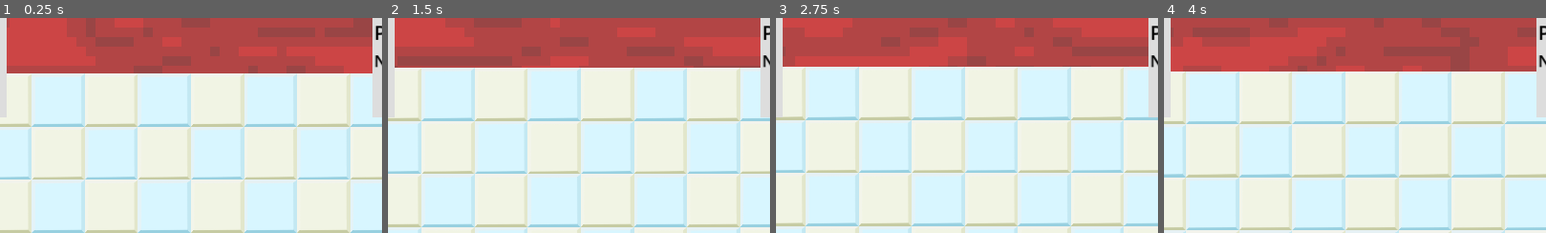
Above: before the commit, frames 1-4 (left to right).
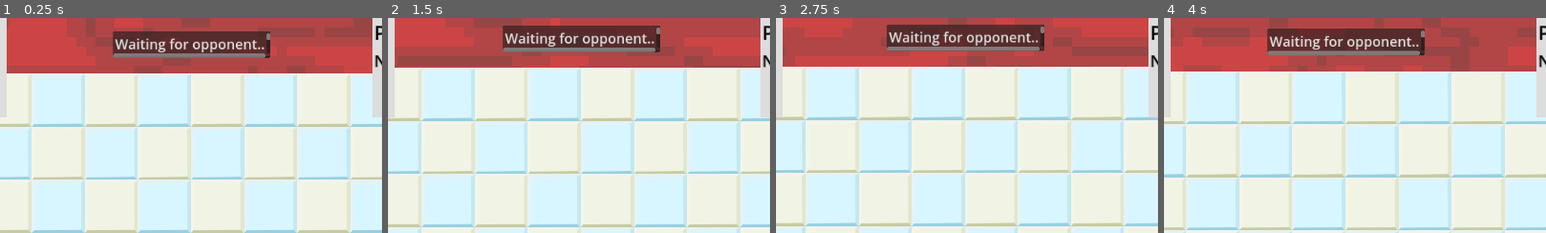
Above: after the commit, the same moments.

Repository: patator62180/GDWL_67
Game: Godot game, scene res://scenes/game/game.tscn
Same seed, same stepped clock (60 frames per second), same inputs: the game is played once before the commit and once after it. This scene is started directly instead of the project's main scene.
Inputs (mouse positions are % of the whole screen's width and height, from its top left):
- Up to frame 1 (0.25 s): no input
- Up to frame 2 (1.5 s): tap Enter (ui_accept) at 0.5, 0.77 s; move the mouse to (72, 45) at 0.52 s; hold Right (right) 0.53-1.25 s; right-click (72, 45) at 0.6 s; click (72, 45) at 0.67 s; drag from (43, 88) to (45, 70) at 1.27 s
- Up to frame 3 (2.75 s): move the mouse to (57, 88) at 2.02 s; hold Right (right) from 2.03 s (still down); right-click (57, 88) at 2.1 s; click (57, 88) at 2.17 s
- Up to frame 4 (4 s): release Right (right) at 2.75 s; drag from (45, 70) to (20, 35) at 2.77 s; move the mouse to (80, 65) at 3.52 s; hold Left (left) from 3.53 s (still down); right-click (80, 65) at 3.6 s; tap Enter (ui_accept) at 3.77 s
The pictures show only the part of the screen within x 25-75%, y 0-50%; the shares and areas given below are measured in that part.

The runs differ from the first frame. In frame 1, 5.1% of the frame differs, in the area x 29-71%, y 6-19%; in frame 2, 5.1%; in frame 3, 5.1%; in frame 4, 5.1%, in the area x 27-69%, y 4-18%.
Error in both runs: Invalid access to property or key 'peer_player_joined' on a base object of type 'Nil'. (res://scenes/game/game.gd:39)

Commit message:
Indication de tour

Diff:
--- a/scenes/background/background.tscn
+++ b/scenes/background/background.tscn
@@ -48,9 +48,9 @@
 visible = false
 layout_mode = 0
 offset_left = 490.5
-offset_top = 341.0
+offset_top = -72.0
 offset_right = 630.5
-offset_bottom = 391.0
+offset_bottom = -22.0
 theme_override_font_sizes/font_size = 26
 text = "Your turn!"
 
@@ -58,8 +58,8 @@
 visible = false
 layout_mode = 0
 offset_left = 411.5
-offset_top = 341.0
+offset_top = -72.0
 offset_right = 708.5
-offset_bottom = 391.0
+offset_bottom = -22.0
 theme_override_font_sizes/font_size = 26
 text = "Waiting for opponent..."
--- a/scenes/game/game.gd
+++ b/scenes/game/game.gd
@@ -146,12 +146,12 @@
 func turn_indicator():
     if is_player_active_turn():
         get_node("Background/Control/Background").material.set_shader_parameter("tint_color", Color(1,1,1,1))
-        #get_node("Background/Control/YourTurn").visible = true
-        #get_node("Background/Control/OtherPlayerTurn").visible = false
+        get_node("Background/Control/YourTurn").visible = true
+        get_node("Background/Control/OtherPlayerTurn").visible = false
     else:
         get_node("Background/Control/Background").material.set_shader_parameter("tint_color", Color(1,0.3,0.3,1))
-        #get_node("Background/Control/YourTurn").visible = false
-        #get_node("Background/Control/OtherPlayerTurn").visible = true
+        get_node("Background/Control/YourTurn").visible = false
+        get_node("Background/Control/OtherPlayerTurn").visible = true
 
 
 
